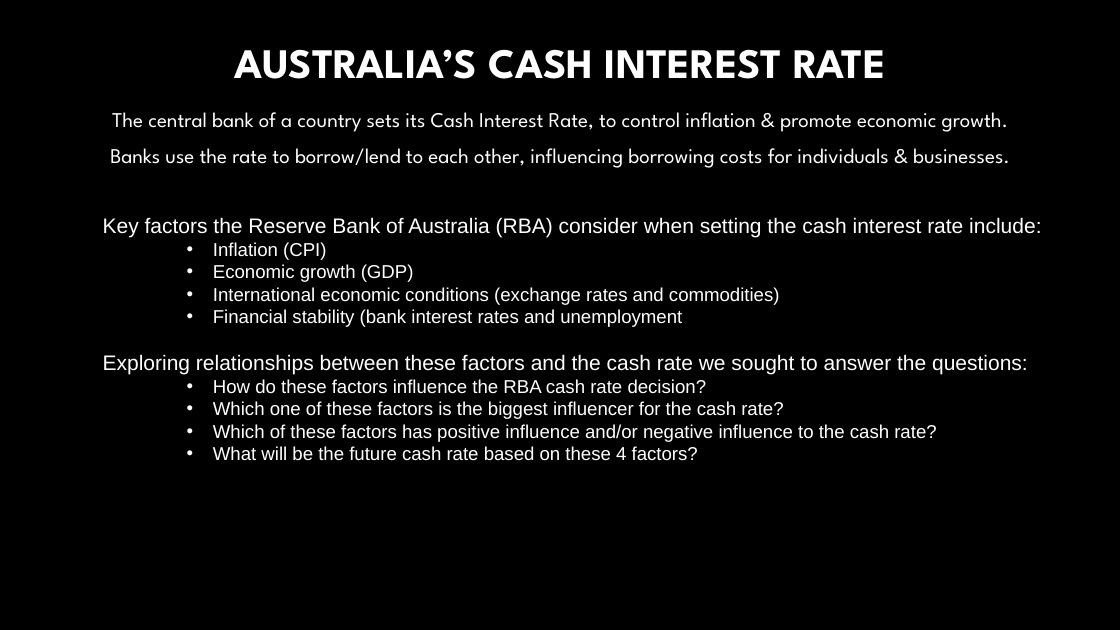
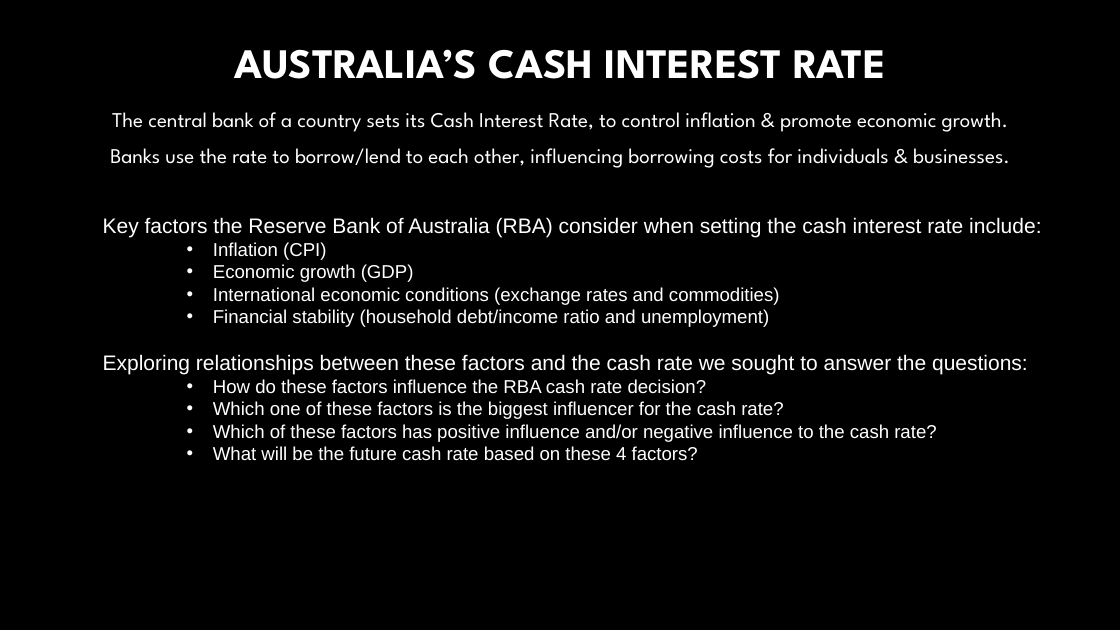
Before and after one commit to irwine-young/Project-1-Bootcamp, a slide deck: slide 3 of Project-1-Group-7-Final.pptx (slide 2 before the commit). Drawn at 1120x630 pixels with LibreOffice and Linux fonts; fonts in the diff are those of the drawing; background and template pictures are left out. Boxes give left, top, right and bottom in pixels: in the first picture for what was removed or moved away, otherwise in the second. Text is boxed around its words. In the diff, an @@ line names an element or a change of style, - is before the commit and + after.

Commit message:
Update to powerpoint presentation

```diff
--- a/Project-1-Group-7-Final.pptx
+++ b/Project-1-Group-7-Final.pptx
@@ text at [213,309,769,327]: text changed @@
-        • Financial stability (bank interest rates and unemployment
+        • Financial stability (household debt/income ratio and unemployment)
```
Also in this commit, not shown: 1 slide added.
